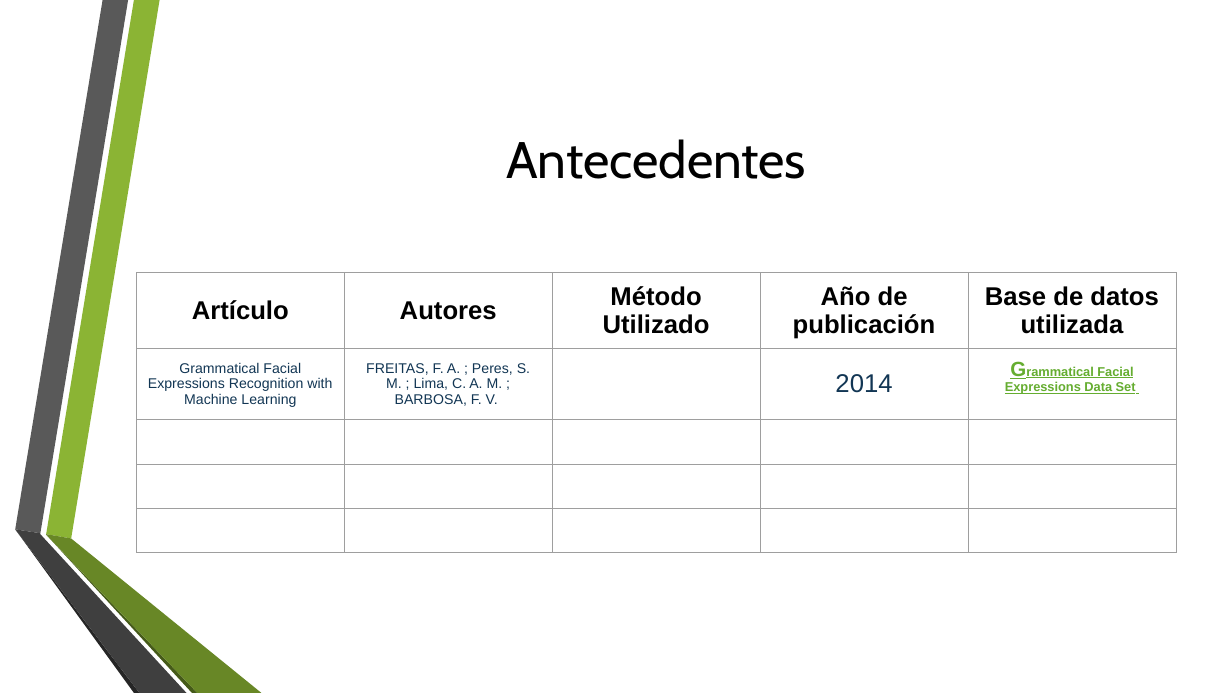
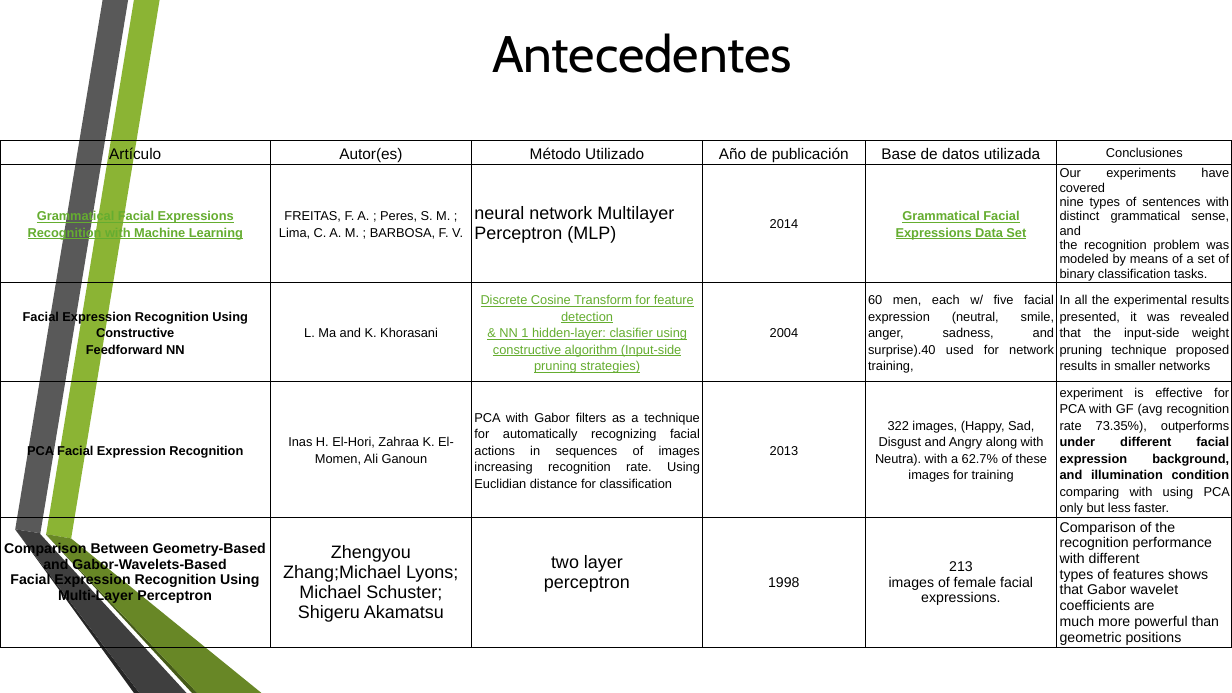
Before and after one commit to juanArango17/inteligenciaComputacional_20181, a slide deck: slide 6 of Trabajo_Final/Exposición 2/RECONOCIMIENTO FACIAL 2_0.pptx. Drawn at 1232x693 pixels with LibreOffice and Linux fonts; fonts in the diff are those of the drawing; background and template pictures are left out. Boxes give left, top, right and bottom in pixels: in the first picture for what was removed or moved away, otherwise in the second. Text is boxed around its words. In the diff, an @@ line names an element or a change of style, - is before the commit and + after.

```diff
--- a/Trabajo_Final/Exposición 2/RECONOCIMIENTO FACIAL 2_0.pptx
+++ b/Trabajo_Final/Exposición 2/RECONOCIMIENTO FACIAL 2_0.pptx
@@ title "Antecedentes" moved from (x1=506, y1=139, x2=806, y2=179) to (x1=492, y1=33, x2=792, y2=73) @@
@@ table at (x1=0, y1=140, x2=1232, y2=649) @@
-column 1: Artículo | Grammatical Facial Expressions Recognition with Machine Learning |  |  | 
-column 2: Autores | FREITAS, F. A. ; Peres, S. M. ; Lima, C. A. M. ; BARBOSA, F. V. |  |  | 
-column 3: Método Utilizado |  |  |  | 
-column 4: Año de publicación | 2014 |  |  | 
-column 5: Base de datos utilizada | Grammatical Facial Expressions Data Set |  |  | 
+column 1: Artículo | Grammatical Facial Expressions Recognition with Machine Learning | Facial Expression Recognition Using Constructive / Feedforward NN | PCA Facial Expression Recognition | Comparison Between Geometry-Based and Gabor-Wavelets-Based / Facial Expression Recognition Using Multi-Layer Perceptron
+column 2: Autor(es) | FREITAS, F. A. ; Peres, S. M. ; Lima, C. A. M. ; BARBOSA, F. V. | L. Ma and K. Khorasani | Inas H. El-Hori, Zahraa K. El-Momen, Ali Ganoun | Zhengyou Zhang;Michael Lyons; Michael Schuster; Shigeru Akamatsu
+column 3: Método Utilizado | neural network Multilayer Perceptron (MLP) | Discrete Cosine Transform for feature detection / & NN 1 hidden-layer: clasifier using constructive algorithm (Input-side pruning strategies) | PCA with Gabor filters as a technique for automatically recognizing facial actions in sequences of images increasing recognition rate. Using Euclidian distance for classification | two layer / perceptron
+column 4: Año de publicación | 2014 | 2004 | 2013 | 1998
+column 5: Base de datos utilizada | Grammatical Facial Expressions Data Set | 60 men, each w/ five facial expression (neutral, smile, anger, sadness, and surprise).40 used for network training, | 322 images, (Happy, Sad, Disgust and Angry along with Neutra). with a 62.7% of these images for training | 213 images of female facial expressions.
+column 6: Conclusiones | Our experiments have covered nine types of sentences with distinct grammatical sense, and the recognition problem was modeled by means of a set of binary classification tasks. | In all the experimental results presented, it was revealed that the input-side weight pruning technique proposed results in smaller networks | experiment is effective for PCA with GF (avg recognition rate 73.35%), outperforms under different facial expression background, and illumination condition comparing with using PCA only but less faster. | Comparison of the recognition performance with different types of features shows that Gabor wavelet coefficients are much more powerful than geometric positions
@@ table resized from (x1=137, y1=273, x2=1177, y2=576) to (x1=0, y1=140, x2=1232, y2=649) @@
```
Also in this commit, not shown: 2 other slides changed, 45 other files.
